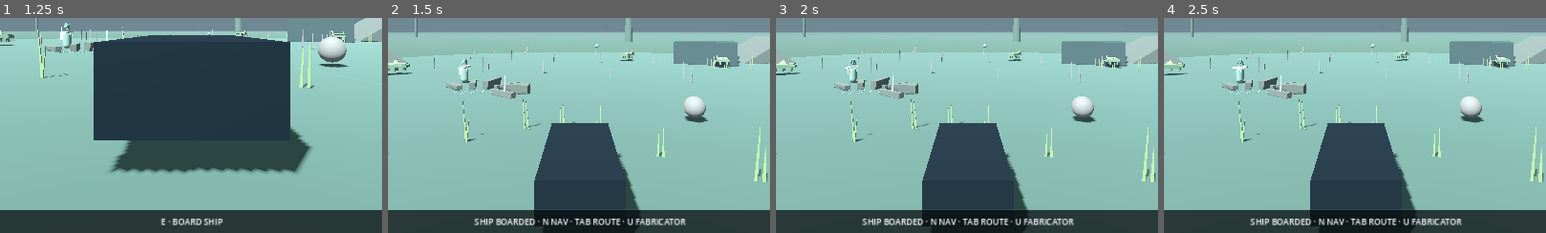
Above: before the commit, frames 1-4 (left to right).
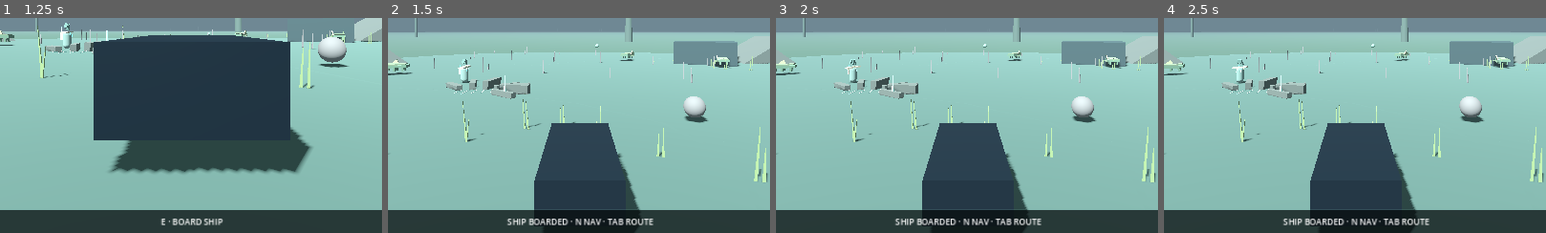
Above: after the commit, the same moments.

Repository: Islandyout/pale-signal
Game: Godot game, scene res://scenes/main.tscn
Same seed, same stepped clock (60 frames per second), same inputs: the game is played once before the commit and once after it.
Inputs (mouse positions are % of the whole screen's width and height, from its top left):
- Up to frame 1 (1.25 s): click "SKIP CUTSCENE" at 0.5 s
- Up to frame 2 (1.5 s): tap Enter at 1.25 s; move the mouse to (72, 45) at 1.27 s; hold D (move_right) from 1.28 s (still down); hold E (interact) from 1.28 s (still down); click (72, 45) at 1.42 s
- Up to frame 3 (2 s): keep holding D (move_right); keep holding E (interact); tap Space (jump) at 1.52 s
- Up to frame 4 (2.5 s): release D (move_right) at 2 s; release E (interact) at 2 s; click "RESET STEP" at 2 s
The pictures show only the part of the screen within x 25-75%, y 47-97%; the shares and areas given below are measured in that part.

Frame 1 is identical in both runs. In frame 2, 1.3% of the frame differs, in the area x 22-78%, y 93-97%; in frame 3, 1.3%; in frame 4, 1.3%.

Commit message:
Keep first-hour UI inside production scope

Diff:
--- a/reboot/scripts/game_root.gd
+++ b/reboot/scripts/game_root.gd
@@ -65,8 +65,6 @@
 		hud_progress.visible = hud_title.visible
 	if not cutscene_active and Input.is_action_just_pressed("route_next") and mode == "ship":
 		_cycle_route()
-	if not cutscene_active and Input.is_action_just_pressed("fabricator") and mode == "ship":
-		_use_fabricator()
 	if Input.is_action_just_pressed("interact") and not cutscene_active:
 		if mode == "eva": _handle_interaction()
 		elif ship.landed: _disembark()
@@ -218,7 +216,7 @@
 	layer.add_child(scan_bar)
 	var footer := Label.new()
 	footer.position = Vector2(18, 650)
-	footer.text = "WASD MOVE/THROTTLE · MOUSE LOOK ≠ STEERING · F/RMB SCAN · E BOARD/EXIT/USE · N NAV · TAB NEXT WORLD · U FABRICATOR · X BRAKE"
+	footer.text = "WASD MOVE/THROTTLE · MOUSE LOOK ≠ STEERING · F/RMB SCAN · E BOARD/EXIT/USE · N NAV · TAB ROUTE · X BRAKE"
 	footer.visible = not DisplayServer.is_touchscreen_available()
 	layer.add_child(footer)
 	mobile_controls = MobileControls.new()
@@ -292,7 +290,7 @@
 	if eva.global_position.distance_to(ship.global_position) <= boarding_range:
 		_set_mode("ship")
 		tutorial.event("boarded")
-		hint_label.text = "SHIP BOARDED · N NAV · TAB ROUTE · U FABRICATOR"
+		hint_label.text = "SHIP BOARDED · N NAV · TAB ROUTE"
 		return
 	if eva.global_position.distance_to(sample.global_position) <= 2.2:
 		if sample.scanned and not sample_collected:
@@ -372,21 +370,6 @@
 	ship.nav_target = campaign_world.approach_target(world)
 	_update_campaign_ui()
 
-func _use_fabricator() -> void:
-	if not ship.landed:
-		hint_label.text = "FABRICATOR LOCKED DURING FLIGHT"
-		return
-	var upgrade := campaign.next_upgrade()
-	if upgrade.is_empty():
-		hint_label.text = "FABRICATOR · ALL SEVEN CORE UPGRADES INSTALLED"
-		return
-	if campaign.buy_upgrade(upgrade):
-		ship.apply_campaign_upgrades(campaign.upgrades)
-		hint_label.text = "FABRICATOR · %s UPGRADE INSTALLED" % upgrade.to_upper()
-		_save_game()
-	else:
-		hint_label.text = "FABRICATOR · %s NEEDS %s" % [upgrade.to_upper(), campaign.upgrade_cost_text(upgrade)]
-
 func _on_touchdown(v: float, l: float, safe: bool) -> void:
 	tutorial.event("touchdown", {"vertical":v, "lateral":l, "safe":safe})
 	hint_label.text = "TOUCHDOWN %s · V %.1f · L %.1f · E TO EXIT" % ["SAFE" if safe else "HARD", v, l]
@@ -398,7 +381,7 @@
 	_update_campaign_ui()
 
 func _on_tutorial_completed() -> void:
-	hint_label.text = "FIELD TRAINING COMPLETE · THE FULL ASTER SYSTEM IS NOW YOUR MISSION"
+	hint_label.text = "FIELD TRAINING COMPLETE · TETHYS/KESTRA INVESTIGATION ACTIVE"
 	campaign.select_objective_world()
 	_set_nav_destination(campaign.selected_world)
 	_save_game()
@@ -433,10 +416,9 @@
 func _update_campaign_ui() -> void:
 	if campaign_label == null or ship_status_label == null: return
 	var location := current_world if not current_world.is_empty() else "DEEP SPACE"
-	campaign_label.text = "ASTER SYSTEM · %s\nPALE SIGNAL %d / 7 · ROUTE %s" % [location.to_upper(), campaign.fragment_count(), campaign.selected_world.to_upper()]
-	var upgrade := campaign.next_upgrade()
-	var upgrade_text := "ALL UPGRADES" if upgrade.is_empty() else "NEXT %s" % upgrade.to_upper()
-	ship_status_label.text = "FUEL %.0f / %.0f · HULL %.0f / %.0f · %s" % [ship.fuel, ship.max_fuel, ship.hull, ship.max_hull, upgrade_text]
+	var slice_fragments := min(campaign.fragment_count(), 2)
+	campaign_label.text = "TETHYS/KESTRA SLICE · %s\nFIRST-HOUR EVIDENCE %d / 2 · ROUTE %s" % [location.to_upper(), slice_fragments, campaign.selected_world.to_upper()]
+	ship_status_label.text = "FUEL %.0f / %.0f · HULL %.0f / %.0f" % [ship.fuel, ship.max_fuel, ship.hull, ship.max_hull]
 
 func _save_game() -> void:
 	var tutorial_state := tutorial.snapshot() if tutorial != null else {}
